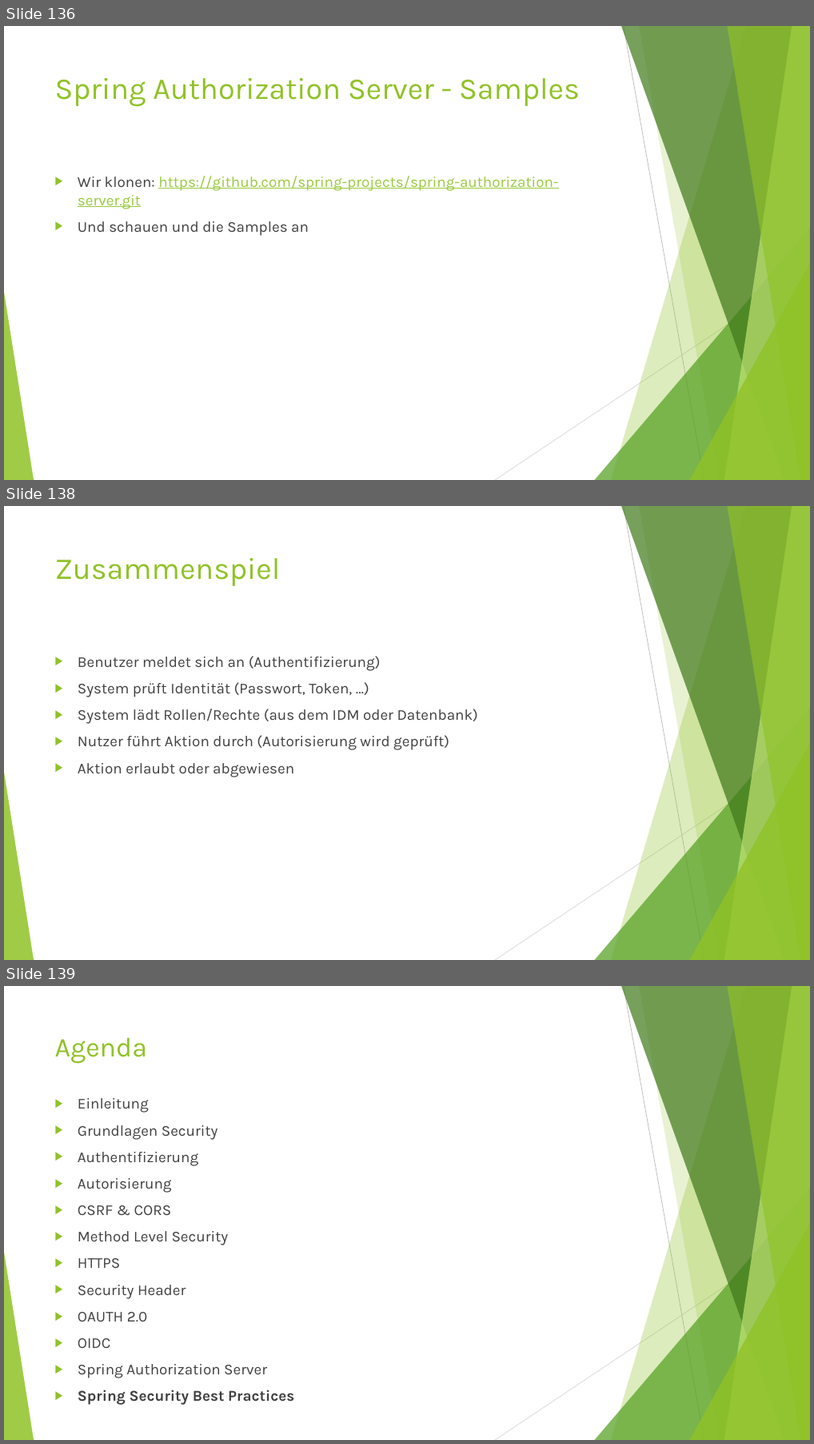
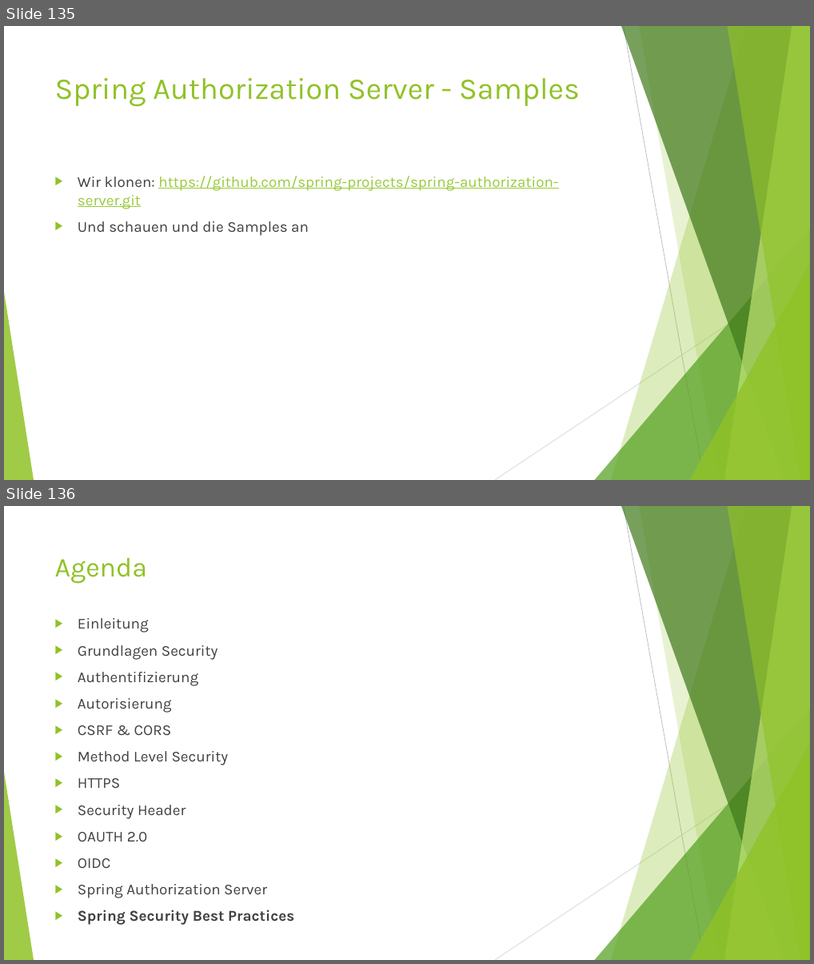
Before and after one commit to MichaelZett/20250708_Spring_Security, a slide deck: Spring_Security.pptx. Shown one above the other, each under a label of ours: slides 136, 138 and 139 before the commit, slides 135 and 136 after it; the slides between them are not shown. The pictures are 814x1444 and 814x964 pixels, drawn with LibreOffice and Linux fonts; fonts in the diff are those of the drawing. Boxes give left, top, right and bottom in pixels: in the first picture for what was removed or moved away, otherwise in the second. Text is boxed around its words. In the diff, an @@ line names an element or a change of style, - is before the commit and + after.

```diff
--- a/Spring_Security.pptx
+++ b/Spring_Security.pptx
@@ slide 138 removed at <box>4,506,810,960</box>, background #FFFFFF; not listed: 10 template elements that a slide beside it also shows @@
@@ title removed at <box>55,558,281,586</box> @@
-Zusammenspiel
@@ text removed at <box>78,656,478,777</box> @@
-▶ Benutzer meldet sich an (Authentifizierung)
-▶ System prüft Identität (Passwort, Token, …)
-▶ System lädt Rollen/Rechte (aus dem IDM oder Datenbank)
-▶ Nutzer führt Aktion durch (Autorisierung wird geprüft)
-▶ Aktion erlaubt oder abgewiesen
@@ what was slide 136 is now slide 135 @@
@@ what was slide 139 is now slide 136 @@
```
Also in this commit, not shown: 8 slides changed, 4 slides added, 6 other slides removed.
